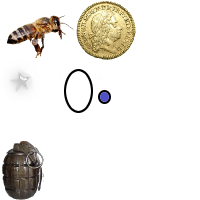
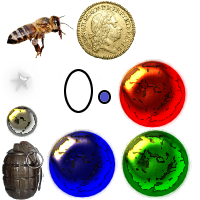
Before/after of a 200 × 200 layered artwork. What changed in the layer stack:
added layer "Pasted Layer #1" above "Pasted Layer" over box(118, 59, 188, 130)
added layer "Pasted Layer" above "projectile" over box(121, 129, 192, 200)
added layer "projectile" above "blue ball" over box(6, 105, 38, 138)
added layer "blue ball" above "bee.png" over box(47, 129, 118, 200)
